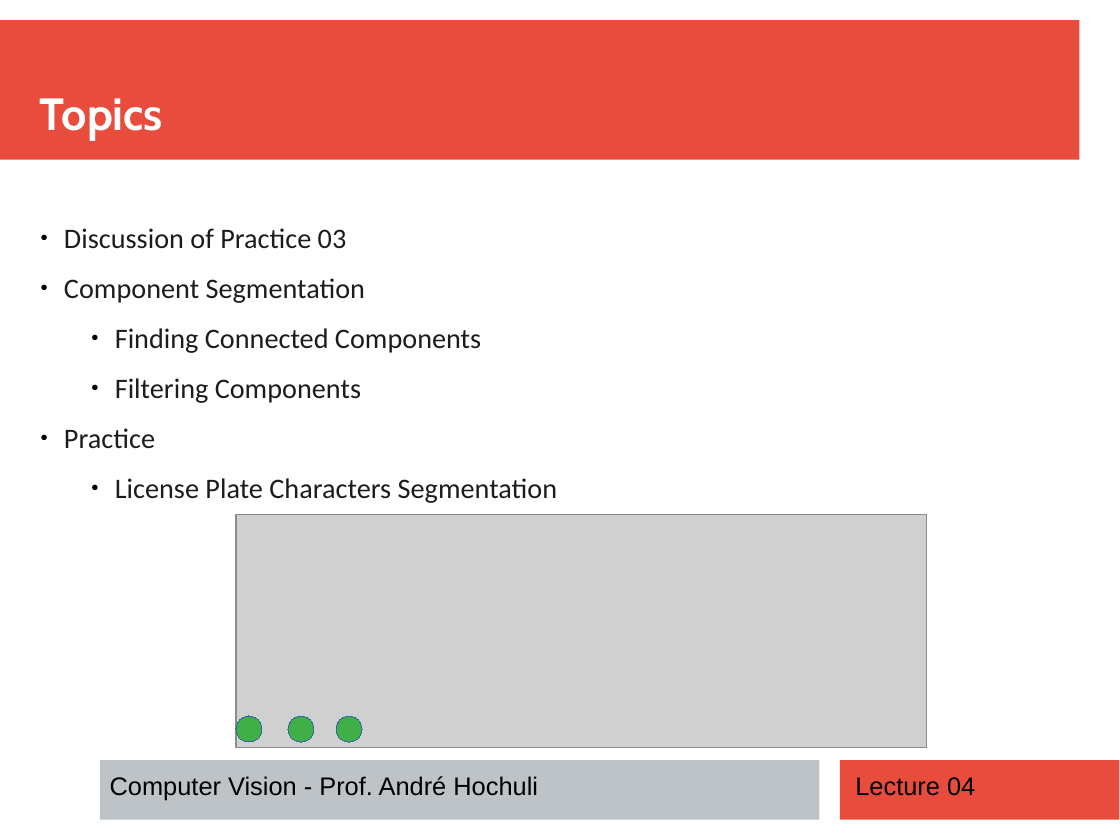
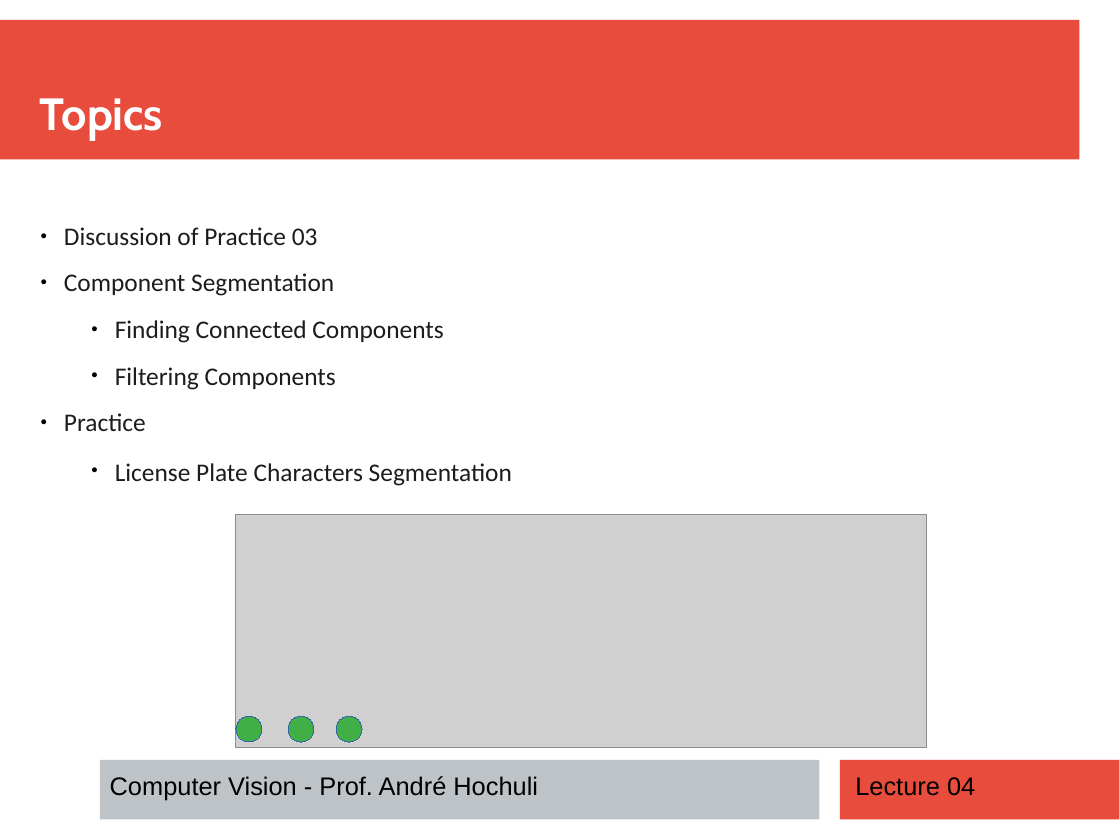
Before and after one commit to andrehochuli/teaching, a slide deck: slide 2 of ComputerVision/Lecture 04 - Finding Components/Lecture 04 - Component Segmentation.pptx. Drawn at 1120x840 pixels with LibreOffice and Linux fonts; fonts in the diff are those of the drawing; grey boxes stand for pictures. Boxes give left, top, right and bottom in pixels: in the first picture for what was removed or moved away, otherwise in the second. Text is boxed around its words. In the diff, an @@ line names an element or a change of style, - is before the commit and + after.

```diff
--- a/ComputerVision/Lecture 04 - Finding Components/Lecture 04 - Component Segmentation.pptx
+++ b/ComputerVision/Lecture 04 - Finding Components/Lecture 04 - Component Segmentation.pptx
@@ text "Discussion of Practice 03" at bbox=[64, 227, 512, 486]: size 20 to 18 pt @@
```
Also in this commit, not shown: 13 other slides changed, 2 other files.
